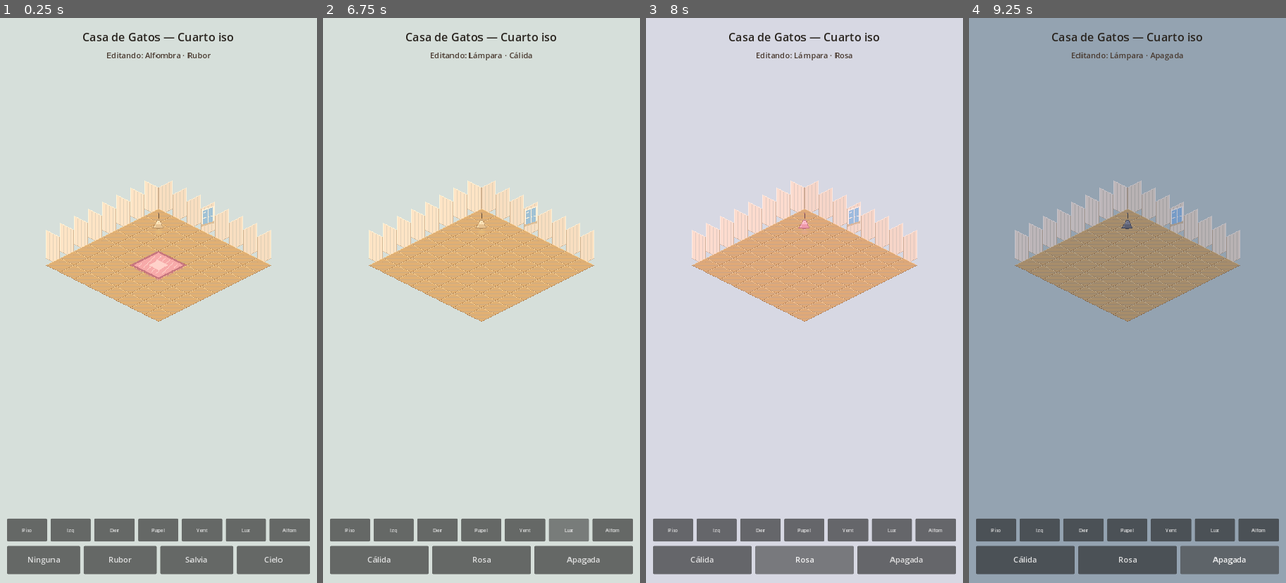
Above: before the commit, frames 1-4 (left to right).
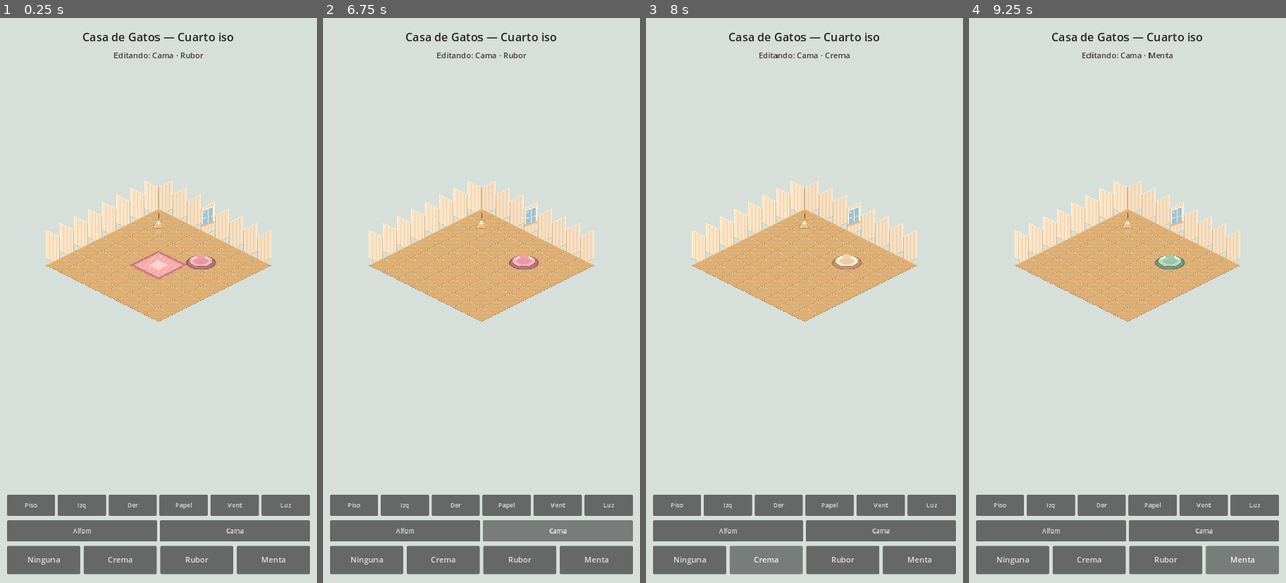
Above: after the commit, the same moments.

Repository: fabianmelo23/Juego-hija
Game: Godot game, scene res://scenes/iso/iso_room.tscn
The game is run twice, just before and just after one commit, with the same random seed, the same clock (stepped at 60 frames per second) and the same inputs.
Inputs (mouse positions are in pixels of both pictures, inside the frame that each line leads up to):
- Up to frame 1 (0.25 s): no input
- Up to frame 2 (6.75 s): click "Piso" at 0.5 s; click "Izq" at 1.25 s; click "Der" at 2 s; click "Papel" at 2.75 s; click "Vent" at 3.5 s; click "Luz" at 4.25 s; click "Alfom" at 5 s; click "Ninguna" at 5.75 s; click (557, 532) at 6.5 s, where only the run after the commit has a clickable "Cama"
- Up to frame 3 (8 s): click (766, 560) at 7.25 s, where only the run after the commit has a clickable "Crema"
- Up to frame 4 (9.25 s): click (1165, 560) at 8 s, where only the run after the commit has a clickable "Rubor"; click (1241, 560) at 8.75 s, where only the run after the commit has a clickable "Menta"

The runs differ from the first frame. In frame 1, 4.6% of the frame differs, in the area x 2-98%, y 6-97%; in frame 2, 5.0%; in frame 3, 5.0%; in frame 4, 99%, in the area x 0-100%, y 0-100%.

Commit message:
Add cat bed furniture and split isometric HUD tabs
Item 19 places a 2x2 cat bed with cream/blush/mint variants.
Room atmosphere tabs stay on the first row; furniture tabs
(Alfom/Cama) move to a second row for touch readability.

Co-authored-by: fabianmelo23 <fabianmelo23@users.noreply.github.com>

Diff:
--- a/scenes/iso/iso_room.tscn
+++ b/scenes/iso/iso_room.tscn
@@ -25,6 +25,8 @@
 [node name="FloorLayer" type="Node2D" parent="RoomRoot"]
 
 [node name="RugLayer" type="Node2D" parent="RoomRoot"]
+
+[node name="FurnitureLayer" type="Node2D" parent="RoomRoot"]
 
 [node name="LightLayer" type="Node2D" parent="RoomRoot"]
 
@@ -57,7 +59,7 @@
 layout_mode = 2
 theme_override_colors/font_color = Color(0.28, 0.22, 0.18, 1)
 theme_override_font_sizes/font_size = 18
-text = "Ítem 15: Alfombra chica"
+text = "Ítem 19: Cama de gato"
 horizontal_alignment = 1
 
 [node name="Spacer" type="Control" parent="IsoHUD/Safe/VBox"]
@@ -67,7 +69,11 @@
 
 [node name="TabBar" type="HBoxContainer" parent="IsoHUD/Safe/VBox"]
 layout_mode = 2
-theme_override_constants/separation = 8
+theme_override_constants/separation = 6
+
+[node name="ItemTabBar" type="HBoxContainer" parent="IsoHUD/Safe/VBox"]
+layout_mode = 2
+theme_override_constants/separation = 6
 
 [node name="VariantBar" type="HBoxContainer" parent="IsoHUD/Safe/VBox"]
 layout_mode = 2
--- a/scripts/iso/iso_room.gd
+++ b/scripts/iso/iso_room.gd
@@ -1,5 +1,5 @@
 extends Node2D
-## Shell isométrico: shell, aberturas, luz, papel y alfombra.
+## Cuarto isométrico: shell, atmósfera y primer mueble felino.
 
 signal floor_changed(variant_id: String)
 signal wall_left_changed(variant_id: String)
@@ -8,15 +8,18 @@
 signal light_changed(variant_id: String)
 signal wallpaper_changed(variant_id: String)
 signal rug_changed(variant_id: String)
+signal bed_changed(variant_id: String)
 
 const ROOM_SIZE := Vector2i(8, 8)
 const WALL_HEIGHT := 64
 const WINDOW_SLOT_X := 3 # posición en la pared derecha
 const RUG_ORIGIN := Vector2i(3, 3) # huella 2×2
+const BED_ORIGIN := Vector2i(5, 2) # huella ~2×2
 
 @onready var room_root: Node2D = $RoomRoot
 @onready var floor_layer: Node2D = $RoomRoot/FloorLayer
 @onready var rug_layer: Node2D = $RoomRoot/RugLayer
+@onready var furniture_layer: Node2D = $RoomRoot/FurnitureLayer
 @onready var wall_left_layer: Node2D = $RoomRoot/WallLeftLayer
 @onready var wall_right_layer: Node2D = $RoomRoot/WallRightLayer
 @onready var wallpaper_left_layer: Node2D = $RoomRoot/WallpaperLeftLayer
@@ -27,6 +30,7 @@
 @onready var title_label: Label = $IsoHUD/Safe/VBox/Title
 @onready var hint_label: Label = $IsoHUD/Safe/VBox/Hint
 @onready var tab_bar: HBoxContainer = $IsoHUD/Safe/VBox/TabBar
+@onready var item_tab_bar: HBoxContainer = $IsoHUD/Safe/VBox/ItemTabBar
 @onready var variant_bar: HBoxContainer = $IsoHUD/Safe/VBox/VariantBar
 
 var _floor_textures: Dictionary = {}
@@ -37,6 +41,7 @@
 var _wallpaper_left_textures: Dictionary = {}
 var _wallpaper_right_textures: Dictionary = {}
 var _rug_textures: Dictionary = {}
+var _bed_textures: Dictionary = {}
 var _floor_tiles: Dictionary = {}
 var _wall_left_tiles: Array[Sprite2D] = []
 var _wall_right_tiles: Array[Sprite2D] = []
@@ -45,6 +50,7 @@
 var _window_sprite: Sprite2D
 var _light_sprite: Sprite2D
 var _rug_sprite: Sprite2D
+var _bed_sprite: Sprite2D
 
 var _current_floor: String = "floor_wood_light"
 var _current_wall_left: String = "wall_left_cream"
@@ -53,7 +59,8 @@
 var _current_light: String = "light_ceiling_warm"
 var _current_wallpaper: String = "wallpaper_none"
 var _current_rug: String = "rug_small_blush"
-var _edit_target: String = "rug"
+var _current_bed: String = "bed_cat_blush"
+var _edit_target: String = "bed"
 
 var _floor_variants := [
 	{"id": "floor_wood_light", "name": "Madera clara"},
@@ -96,6 +103,13 @@
 	{"id": "rug_small_blush", "name": "Rubor"},
 	{"id": "rug_small_sage", "name": "Salvia"},
 	{"id": "rug_small_sky", "name": "Cielo"},
+]
+
+var _bed_variants := [
+	{"id": "bed_cat_none", "name": "Ninguna"},
+	{"id": "bed_cat_cream", "name": "Crema"},
+	{"id": "bed_cat_blush", "name": "Rubor"},
+	{"id": "bed_cat_mint", "name": "Menta"},
 ]
 
 
@@ -109,6 +123,7 @@
 	_build_window()
 	_build_light()
 	_build_rug()
+	_build_bed()
 	_build_tabs()
 	_rebuild_variant_buttons()
 	title_label.text = "Casa de Gatos — Cuarto iso"
@@ -119,7 +134,8 @@
 	set_window_variant(_current_window)
 	set_light_variant(_current_light)
 	set_rug_variant(_current_rug)
-	_set_edit_target("rug")
+	set_bed_variant(_current_bed)
+	_set_edit_target("bed")
 
 
 func _load_textures() -> void:
@@ -148,6 +164,12 @@
 			_rug_textures[rid] = null
 		else:
 			_rug_textures[rid] = load("res://assets/art/iso/rugs/%s.png" % rid)
+	for v in _bed_variants:
+		var bid := str(v["id"])
+		if bid == "bed_cat_none":
+			_bed_textures[bid] = null
+		else:
+			_bed_textures[bid] = load("res://assets/art/iso/furniture/%s.png" % bid)
 
 
 func _center_room() -> void:
@@ -269,29 +291,46 @@
 	rug_layer.add_child(_rug_sprite)
 
 
+
+func _build_bed() -> void:
+	for child in furniture_layer.get_children():
+		child.queue_free()
+	_bed_sprite = Sprite2D.new()
+	_bed_sprite.centered = false
+	_bed_sprite.texture_filter = CanvasItem.TEXTURE_FILTER_NEAREST
+	var anchor := IsoMath.grid_to_screen(BED_ORIGIN)
+	# Sprite 96×64 anclado al tip norte del tile origen.
+	_bed_sprite.position = anchor - Vector2(48, 28)
+	_bed_sprite.z_index = 30 + BED_ORIGIN.x + BED_ORIGIN.y
+	furniture_layer.add_child(_bed_sprite)
+
+
 func _build_tabs() -> void:
 	for child in tab_bar.get_children():
 		child.queue_free()
-	_add_tab_button("Piso", "floor")
-	_add_tab_button("Izq", "wall_left")
-	_add_tab_button("Der", "wall_right")
-	_add_tab_button("Papel", "wallpaper")
-	_add_tab_button("Vent", "window")
-	_add_tab_button("Luz", "light")
-	_add_tab_button("Alfom", "rug")
-
-
-func _add_tab_button(label: String, target: String) -> void:
+	for child in item_tab_bar.get_children():
+		child.queue_free()
+	_add_tab_button(tab_bar, "Piso", "floor")
+	_add_tab_button(tab_bar, "Izq", "wall_left")
+	_add_tab_button(tab_bar, "Der", "wall_right")
+	_add_tab_button(tab_bar, "Papel", "wallpaper")
+	_add_tab_button(tab_bar, "Vent", "window")
+	_add_tab_button(tab_bar, "Luz", "light")
+	_add_tab_button(item_tab_bar, "Alfom", "rug")
+	_add_tab_button(item_tab_bar, "Cama", "bed")
+
+
+func _add_tab_button(parent: HBoxContainer, label: String, target: String) -> void:
 	var button := Button.new()
 	button.focus_mode = Control.FOCUS_NONE
-	button.custom_minimum_size = Vector2(0, 52)
+	button.custom_minimum_size = Vector2(0, 48)
 	button.size_flags_horizontal = Control.SIZE_EXPAND_FILL
-	button.add_theme_font_size_override("font_size", 11)
+	button.add_theme_font_size_override("font_size", 14)
 	button.text = label
 	button.pressed.connect(func() -> void:
 		_set_edit_target(target)
 	)
-	tab_bar.add_child(button)
+	parent.add_child(button)
 
 
 func _set_edit_target(target: String) -> void:
@@ -312,6 +351,8 @@
 			hint_label.text = "Editando: Papel · %s" % _nice_name(_wallpaper_variants, _current_wallpaper)
 		"rug":
 			hint_label.text = "Editando: Alfombra · %s" % _nice_name(_rug_variants, _current_rug)
+		"bed":
+			hint_label.text = "Editando: Cama · %s" % _nice_name(_bed_variants, _current_bed)
 
 
 func _variants_for_target() -> Array:
@@ -328,6 +369,8 @@
 			return _wallpaper_variants
 		"rug":
 			return _rug_variants
+		"bed":
+			return _bed_variants
 		_:
 			return _floor_variants
 
@@ -359,6 +402,8 @@
 					set_wallpaper_variant(id)
 				"rug":
 					set_rug_variant(id)
+				"bed":
+					set_bed_variant(id)
 		)
 		variant_bar.add_child(button)
 
@@ -478,6 +523,19 @@
 	rug_changed.emit(variant_id)
 
 
+
+func set_bed_variant(variant_id: String) -> void:
+	if not _bed_textures.has(variant_id) or _bed_sprite == null:
+		return
+	_current_bed = variant_id
+	var tex = _bed_textures[variant_id]
+	_bed_sprite.texture = tex
+	_bed_sprite.visible = tex != null
+	if _edit_target == "bed":
+		hint_label.text = "Editando: Cama · %s" % _nice_name(_bed_variants, variant_id)
+	bed_changed.emit(variant_id)
+
+
 func get_current_floor_variant() -> String:
 	return _current_floor
 
@@ -502,6 +560,11 @@
 
 func get_current_rug_variant() -> String:
 	return _current_rug
+
+func get_current_bed_variant() -> String:
+	return _current_bed
+
+
 
 
 
--- /dev/null
+++ b/tools/test_iso_bed.gd
@@ -0,0 +1,45 @@
+extends SceneTree
+## Prueba headless del Ítem 19 (cama de gato).
+
+
+func _init() -> void:
+	call_deferred("_run")
+
+
+func _run() -> void:
+	var scene: PackedScene = load("res://scenes/iso/iso_room.tscn")
+	var room: Node2D = scene.instantiate()
+	root.add_child(room)
+
+	room.set_bed_variant("bed_cat_mint")
+	if room.get_current_bed_variant() != "bed_cat_mint":
+		push_error("bed mint failed")
+		quit(1)
+		return
+
+	var layer: Node2D = room.get_node("RoomRoot/FurnitureLayer")
+	if layer.get_child_count() != 1:
+		push_error("expected 1 bed sprite")
+		quit(1)
+		return
+
+	var sprite: Sprite2D = layer.get_child(0)
+	if sprite.texture == null or not sprite.visible:
+		push_error("bed should be visible")
+		quit(1)
+		return
+
+	room.set_bed_variant("bed_cat_none")
+	if sprite.visible:
+		push_error("none bed should hide sprite")
+		quit(1)
+		return
+
+	var item_tabs: HBoxContainer = room.get_node("IsoHUD/Safe/VBox/ItemTabBar")
+	if item_tabs.get_child_count() < 2:
+		push_error("expected furniture tabs")
+		quit(1)
+		return
+
+	print("ISO_BED_TEST_OK variant=%s" % room.get_current_bed_variant())
+	quit(0)
Binary file added: assets/art/iso/furniture/bed_cat_blush.png
Not shown, added: assets/art/iso/furniture/bed_cat_blush.png.import
Binary file added: assets/art/iso/furniture/bed_cat_cream.png
Not shown, added: assets/art/iso/furniture/bed_cat_cream.png.import
Binary file added: assets/art/iso/furniture/bed_cat_mint.png
Not shown, added: assets/art/iso/furniture/bed_cat_mint.png.import
Not shown, changed: README.md
Not shown, changed: docs/ISO-ROOM-DIRECTOR.md
